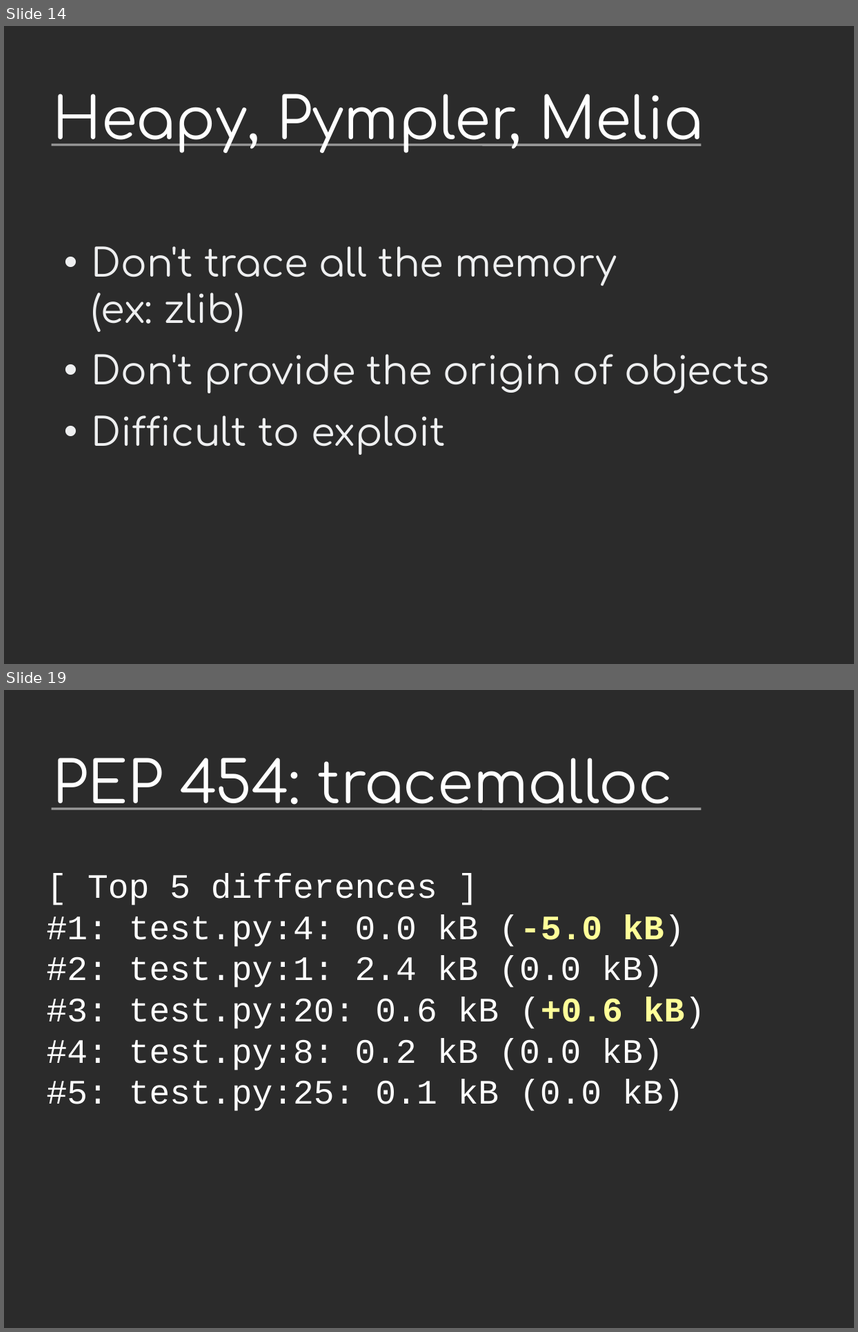
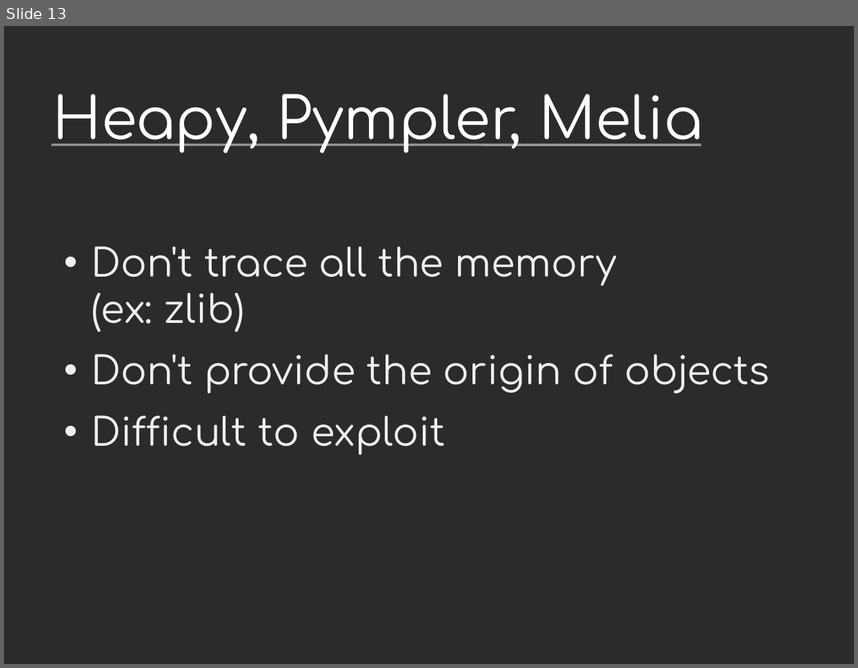
Before and after one commit to vstinner/talks, a slide deck: 2014-Pycon-Montreal/tracemalloc.odp. Shown one above the other, each under a label of ours: slides 14 and 19 before the commit, slide 13 after it; the slides between them are not shown. The pictures are 858x1332 and 858x668 pixels, drawn with LibreOffice and Linux fonts; fonts in the diff are those of the drawing; background and template pictures are left out; a plain dark background stands for a picture behind light text. Boxes give left, top, right and bottom in pixels: in the first picture for what was removed or moved away, otherwise in the second. Text is boxed around its words. In the diff, an @@ line names an element or a change of style, - is before the commit and + after.

Commit message:
tracemalloc

```diff
--- a/2014-Pycon-Montreal/tracemalloc.odp
+++ b/2014-Pycon-Montreal/tracemalloc.odp
@@ slide 19 removed at <box>4,690,854,1328</box>, background picture (left out); not listed: 1 template element that a slide beside it also shows @@
@@ title removed at <box>53,758,673,810</box> @@
-PEP 454: tracemalloc
@@ text removed at <box>47,873,706,1111</box> @@
-[ Top 5 differences ]
-#1: test.py:4: 0.0 kB (-5.0 kB)
-#2: test.py:1: 2.4 kB (0.0 kB)
-#3: test.py:20: 0.6 kB (+0.6 kB)
-#4: test.py:8: 0.2 kB (0.0 kB)
-#5: test.py:25: 0.1 kB (0.0 kB)
@@ what was slide 14 is now slide 13 @@
```
Also in this commit, not shown: 7 slides changed, 3 slides added, 6 other slides removed.
